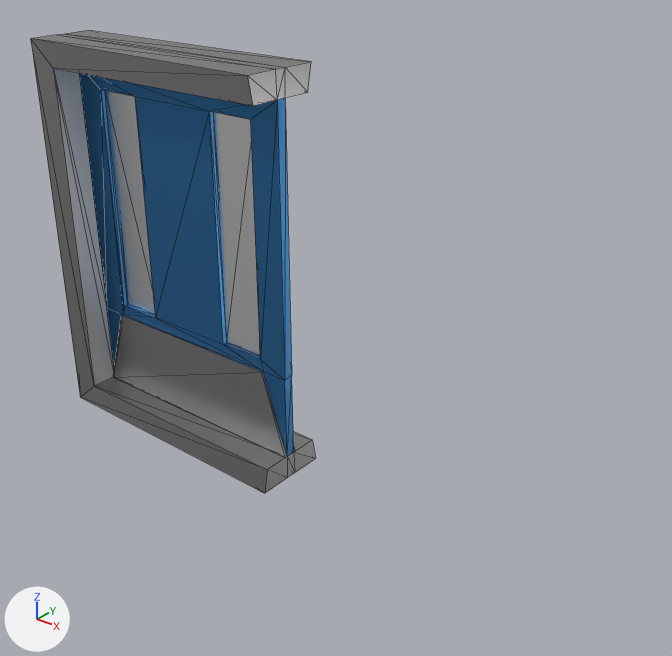
An edit to the glTF model Assets/GLTF/Door.gltf, drawn before and after from the same camera.
Camera for both pictures: a 50 mm camera at (6.21, -4.59, 4.09) aimed at (2.43, 0.14, 1.15). The lights are fixed; the arrows at lower left show +X, +Y and +Z. Mesh edges are drawn as thin lines. Where no turn or scale is listed for an object, it has been applied to the vertices.

In view in the first picture: 'Door', 'DoorFrame'.
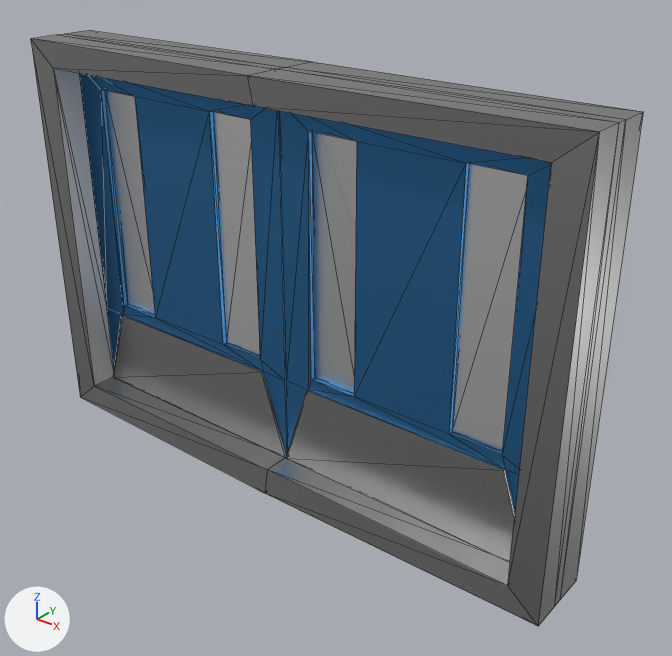
What differs and where, as boxes [x1, y1, x2, y2] in the pictures (672 x 656 px):
'Door.001', added: after [279, 111, 551, 562]
    faces in mat_material_021 (blue #4589c2): [279, 111, 551, 513]
    faces in mat_material_014 (white #e7e7e7): [312, 132, 528, 451]
    faces in mat_material_022 (grey #aeaeae): [287, 390, 515, 562]
'DoorFrame.001', added: after [248, 62, 643, 626]

Edits to the bpy script that builds the scene:
```text
Add me_cube_012:
    me_cube_012.from_pydata(...)  # 38 vertices, 72 faces; spans x -2.08..0.24, y -0.31..0.31, z -0.2..2.97
    me_cube_012.materials.append(mat_material_022)  # grey #aeaeae
Add me_cube_007:
    me_cube_007.from_pydata(...)  # 48 vertices, 104 faces; spans x -2.08..0.0, y -0.06..0.06, z 0.0..2.77
    # faces by material slot: [80, 4, 20]
    me_cube_007.materials.append(mat_material_021)  # blue #4589c2
    me_cube_007.materials.append(mat_material_014)  # white #e7e7e7
    me_cube_007.materials.append(mat_material_022)  # grey #aeaeae
Add ob_doorframe_001:
    ob_doorframe_001 = bpy.data.objects.new('DoorFrame.001', me_cube_012)
    ob_doorframe_001.location = (4.162, 0.0, 0.0)
Add ob_door_001:
    ob_door_001 = bpy.data.objects.new('Door.001', me_cube_007)
    ob_door_001.location = (4.173, 0.0, 0.0)
```
